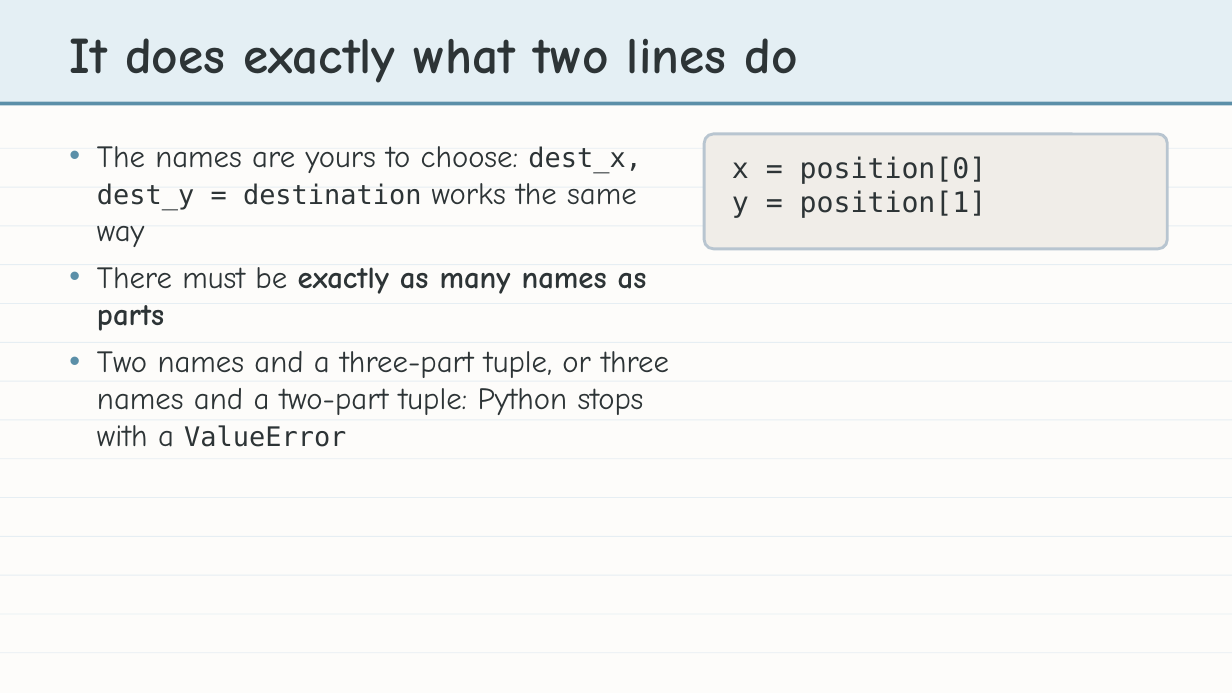
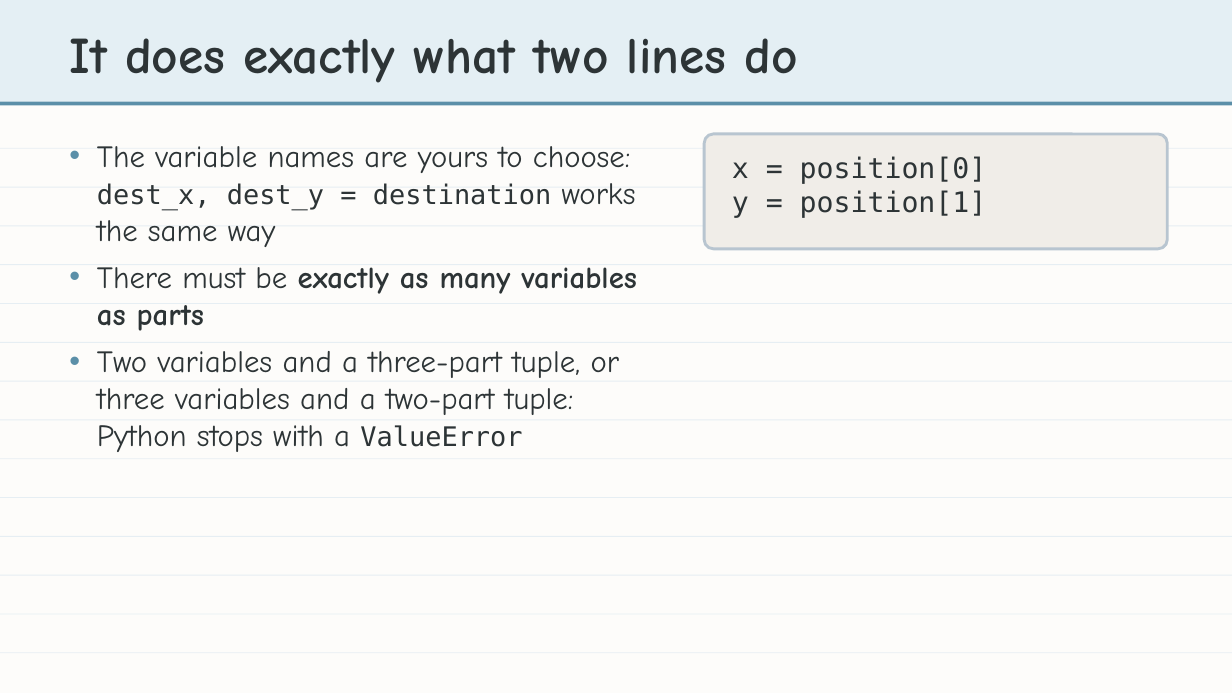
Before and after one commit to bradamiller/LearningPython, a slide deck: slide 8 of static/slides/module-04-manhattan/module-4-lesson-02-tuples.pptx. Drawn at 1232x693 pixels with LibreOffice and Linux fonts; fonts in the diff are those of the drawing. Boxes give left, top, right and bottom in pixels: in the first picture for what was removed or moved away, otherwise in the second. Text is boxed around its words. In the diff, an @@ line names an element or a change of style, - is before the commit and + after.

```diff
--- a/static/slides/module-04-manhattan/module-4-lesson-02-tuples.pptx
+++ b/static/slides/module-04-manhattan/module-4-lesson-02-tuples.pptx
@@ text at <box>97,146,637,452</box>: text changed @@
-• The names are yours to choose: dest_x, dest_y = destination works the same way
-• There must be exactly as many names as parts
-• Two names and a three-part tuple, or three names and a two-part tuple: Python stops with a ValueError
+• The variable names are yours to choose: dest_x, dest_y = destination works the same way
+• There must be exactly as many variables as parts
+• Two variables and a three-part tuple, or three variables and a two-part tuple: Python stops with a ValueError
```
Also in this commit, not shown: 3 other slides changed, 8 other files.
